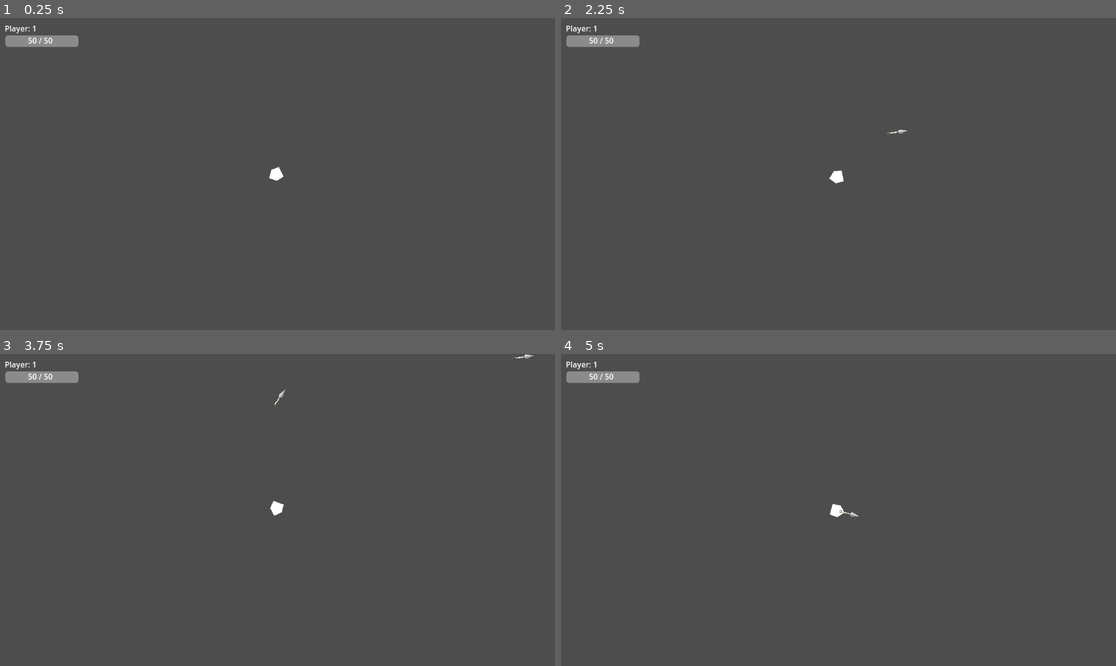
Above: before the commit, frames 1-4 (two rows, left to right).
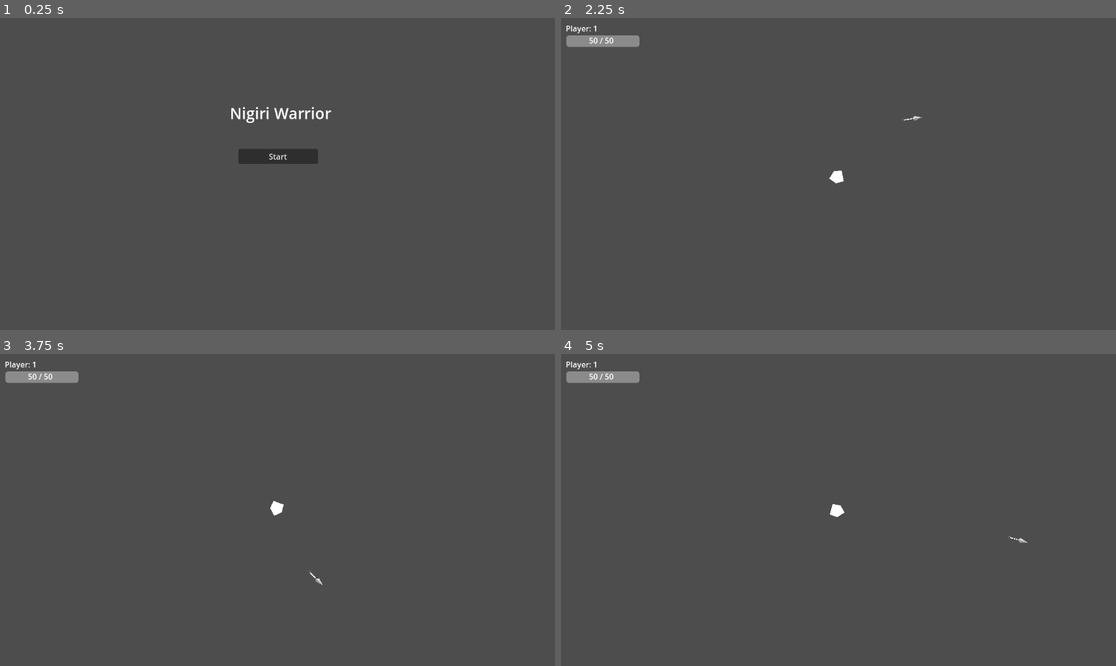
Above: after the commit, the same moments.

Repository: markusphil/godot_tests
Game: Godot game, scene res://scenes/main_scene.tscn
Same seed, same stepped clock (60 frames per second), same inputs: the game is played once before the commit and once after it. Before the commit the project starts from res://scenes/test_scene.tscn.
Inputs (mouse positions are in pixels of both pictures, inside the frame that each line leads up to):
- Up to frame 1 (0.25 s): no input
- Up to frame 2 (2.25 s): click (838, 155) at 0.5 s, where only the run after the commit has a clickable "Start"; tap Enter at 1.25 s; move the mouse to (960, 158) at 1.27 s; hold Right (right) 1.28-2.03 s; tap Space at 2 s; move the mouse to (727, 189) at 2.02 s; hold S (down) from 2.03 s (still down)
- Up to frame 3 (3.75 s): move the mouse to (333, 441) at 2.77 s; release S (down) at 2.78 s; hold Right (right) 2.78-3.53 s; move the mouse to (249, 572) at 3.52 s; hold W (up) from 3.53 s (still down)
- Up to frame 4 (5 s): move the mouse to (1005, 556) at 4.27 s; release W (up) at 4.28 s; hold A (left) from 4.28 s (still down)

The runs differ from the first frame. In frame 1, 1.6% of the frame differs, in the area x 0-60%, y 2-53%; in frame 2, less than 0.1%; in frame 3, less than 0.1%; in frame 4, less than 0.1%.

Commit message:
Handle game start and restart

Diff:
--- /dev/null
+++ b/level/LevelManager.gd
@@ -0,0 +1,15 @@
+extends Node2D
+
+# This class manages all the
+class_name LevelManager
+
+@export var player_spawner: PlayerSpawner
+
+# TODO differentiate between failure and success
+signal level_end
+
+func _ready():
+	player_spawner.all_players_died.connect(_on_all_players_died)
+
+func _on_all_players_died():
+	level_end.emit()
--- a/level/PlayerSpawner.gd
+++ b/level/PlayerSpawner.gd
@@ -1,4 +1,11 @@
 extends Node2D
+
+# TODO: this should be handled differently:
+#       Players should join in the main menu, so this is where input devices are associates with
+#		players, and where players should select a character.
+#
+#		The responsibility of this class should be to instantiate the player-charakters in the
+# 		level and track their Porgress / Status
 
 class_name PlayerSpawner
 
@@ -6,7 +13,6 @@
 @export var ui_controller: UIController
 
 # Decide: do we want to allow joining when the level started?
-
 # TODO: in any case, we need to handle changes in the device connection.
 
 const PLAYER_COLORS = [
@@ -16,29 +22,43 @@
 	Color(0.65, 0.5, 0)
 ]
 
-# TODO: apply limit!
 const MAX_PLAYERS = 4
 
-var players = {}
+var players: Array = []
+
+signal all_players_died
 
 func _ready():
+	# In the future, we need to be able to ignore the keyboard
+	# Idea: listen to all devices in a menu and let players join with an action
+
 	var devices = [-1] + Input.get_connected_joypads()
 	print(devices)
 	for device_id in devices:
 		spawn_player(device_id)
 
 func spawn_player(device_id: int) -> void:
+	# Don't add more players if limit is reached
+	if players.size() >= MAX_PLAYERS:
+		return
+
 	var id: int = players.size()
+	# The players need to be able choose their characters
 	var player_node: Player = load("res://player/player.tscn").instantiate()
-	players[id] = {
-		"device_id": device_id,
-		"color":  PLAYER_COLORS[id],
-		"node": player_node
-	}
-	player_node.init(id, device_id, players[id]["color"])
+	players.append(player_node)
+	player_node.init(id, device_id, PLAYER_COLORS[id])
 	# randomize spawn location
 	player_node.position = Vector2(randf_range(-100, 100), randf_range(-100, 100))
 	# TODO: this should be replaced with designated spawn positions
 	add_child(player_node)
+	player_node.player_died.connect(_on_player_died)
 	camera.add_target(player_node)
 	ui_controller.add_player_ui(player_node)
+
+func _on_player_died(id: int):
+	print("Player %s died!" % id)
+	var are_all_players_dead = true
+	for player in players:
+		are_all_players_dead = player.is_dead && are_all_players_dead
+	if are_all_players_dead:
+		all_players_died.emit()
--- a/level/ProgressManager.gd
+++ b/level/ProgressManager.gd
@@ -5,12 +5,12 @@
 # This node is meant to increase the games difficulty based on passend time
 # and / or player performance.
 #
-# - Initially it will just raise the spawnrate of a singular enemy spawner in
-#   a predefined intervall.
-# - Once we track the players kill count, it should also scale based on this,
-#   for a more challenging experience.
-# - Once more enemy types are introduced it should also add in new spawner nodes
-#   on certain time keys.
+# - [x] Initially it will just raise the spawnrate of a singular enemy spawner in
+#       a predefined intervall.
+# - [ ] Once we track the players kill count, it should also scale based on this,
+#       for a more challenging experience.
+# - [ ] Once more enemy types are introduced it should also add in new spawner nodes
+#       on certain time keys.
 
 @export var spawner: EnemySpawner
 @export var raise_interval: float = 30.0 # interval between increase steps (seconds)
--- a/project.godot
+++ b/project.godot
@@ -11,7 +11,7 @@
 [application]
 
 config/name="Test"
-run/main_scene="res://scenes/test_scene.tscn"
+run/main_scene="res://scenes/main_scene.tscn"
 config/features=PackedStringArray("4.1", "Mobile")
 
 [autoload]
--- /dev/null
+++ b/scenes/GameManager.gd
@@ -0,0 +1,42 @@
+extends Node
+
+class_name GameManager
+
+@export var level_scene: PackedScene # Later this should be selected in a menu
+@export var menu_scene: PackedScene  # The main menu
+
+var _menu: MainMenu
+var _level: LevelManager
+
+
+enum GameState {
+	INITIAL,
+	RUNNING,
+	ENDED
+}
+
+var state: GameState = GameState.INITIAL
+
+func _ready():
+	# instantiate main menu
+	_menu = menu_scene.instantiate() as MainMenu
+	add_child(_menu)
+	_menu.start_game.connect(_on_start_game)
+
+func _on_start_game():
+	state = GameState.RUNNING
+	_level = level_scene.instantiate() as LevelManager
+	_menu.hide()
+	add_child(_level)
+	_level.level_end.connect(_on_level_end)
+
+func _on_level_end():
+	# Remove the level instance
+	# TODO: what is the idomatic way to remove a child scene in godot?
+	remove_child(_level)
+	_level.queue_free()
+	_level = null
+	# Update the state
+	state = GameState.ENDED
+	# Show the main menu
+	_menu.show()
--- /dev/null
+++ b/scenes/main_scene.tscn
@@ -0,0 +1,12 @@
+[gd_scene load_steps=4 format=3 uid="uid://b7emxp753rnse"]
+
+[ext_resource type="Script" path="res://scenes/GameManager.gd" id="1_fkyga"]
+[ext_resource type="PackedScene" uid="uid://b80p1cf8ovmg8" path="res://scenes/test_level.tscn" id="2_fn82a"]
+[ext_resource type="PackedScene" uid="uid://b0tse6ul0d8dj" path="res://ui/main_menu.tscn" id="3_m58dd"]
+
+[node name="main_scene" type="Node2D"]
+
+[node name="GameManager" type="Node" parent="."]
+script = ExtResource("1_fkyga")
+level_scene = ExtResource("2_fn82a")
+menu_scene = ExtResource("3_m58dd")
--- /dev/null
+++ b/scenes/test_level.tscn
@@ -0,0 +1,37 @@
+[gd_scene load_steps=8 format=3 uid="uid://b80p1cf8ovmg8"]
+
+[ext_resource type="Script" path="res://level/LevelManager.gd" id="1_vbu3i"]
+[ext_resource type="Script" path="res://level/PlayerSpawner.gd" id="2_av7a1"]
+[ext_resource type="Script" path="res://level/MultiTrackingCamera.gd" id="3_aw2pb"]
+[ext_resource type="Script" path="res://ui/UIController.gd" id="4_nhp4n"]
+[ext_resource type="Script" path="res://level/EnemySpawner.gd" id="5_teji1"]
+[ext_resource type="PackedScene" uid="uid://c6odwfmy5sj3k" path="res://enemies/onigiri/enemy_onigiri.tscn" id="6_3cg48"]
+[ext_resource type="Script" path="res://level/ProgressManager.gd" id="7_e8s1b"]
+
+[node name="test_level" type="Node2D" node_paths=PackedStringArray("player_spawner")]
+script = ExtResource("1_vbu3i")
+player_spawner = NodePath("PlayerSpawner")
+
+[node name="PlayerSpawner" type="Node2D" parent="." node_paths=PackedStringArray("camera", "ui_controller")]
+script = ExtResource("2_av7a1")
+camera = NodePath("../MultiTrackingCamera")
+ui_controller = NodePath("../UIController")
+
+[node name="MultiTrackingCamera" type="Camera2D" parent="."]
+script = ExtResource("3_aw2pb")
+
+[node name="UIController" type="CanvasLayer" parent="."]
+script = ExtResource("4_nhp4n")
+
+[node name="EnemySpawner" type="Node" parent="." node_paths=PackedStringArray("camera", "spawn_root_node")]
+script = ExtResource("5_teji1")
+enemy_scene = ExtResource("6_3cg48")
+camera = NodePath("../MultiTrackingCamera")
+spawn_root_node = NodePath("..")
+spawn_rate = 60.0
+spawn_base_radius = 350.0
+
+[node name="ProgressManager" type="Node" parent="." node_paths=PackedStringArray("spawner")]
+script = ExtResource("7_e8s1b")
+spawner = NodePath("../EnemySpawner")
+raise_interval = 10.0
--- a/scenes/test_scene.tscn
+++ /dev/null
@@ -1,34 +0,0 @@
-[gd_scene load_steps=7 format=3 uid="uid://b80p1cf8ovmg8"]
-
-[ext_resource type="Script" path="res://level/PlayerSpawner.gd" id="1_26cpr"]
-[ext_resource type="PackedScene" uid="uid://c6odwfmy5sj3k" path="res://enemies/onigiri/enemy_onigiri.tscn" id="1_gqbs2"]
-[ext_resource type="Script" path="res://level/MultiTrackingCamera.gd" id="2_ddpu6"]
-[ext_resource type="Script" path="res://level/EnemySpawner.gd" id="4_bvrhb"]
-[ext_resource type="Script" path="res://ui/UIController.gd" id="4_udci5"]
-[ext_resource type="Script" path="res://level/ProgressManager.gd" id="6_1plx4"]
-
-[node name="teste_scene" type="Node2D"]
-
-[node name="PlayerSpawner" type="Node2D" parent="." node_paths=PackedStringArray("camera", "ui_controller")]
-script = ExtResource("1_26cpr")
-camera = NodePath("../MultiTrackingCamera")
-ui_controller = NodePath("../UIController")
-
-[node name="MultiTrackingCamera" type="Camera2D" parent="."]
-script = ExtResource("2_ddpu6")
-
-[node name="UIController" type="CanvasLayer" parent="."]
-script = ExtResource("4_udci5")
-
-[node name="EnemySpawner" type="Node" parent="." node_paths=PackedStringArray("camera", "spawn_root_node")]
-script = ExtResource("4_bvrhb")
-enemy_scene = ExtResource("1_gqbs2")
-camera = NodePath("../MultiTrackingCamera")
-spawn_root_node = NodePath("..")
-spawn_rate = 60.0
-spawn_base_radius = 350.0
-
-[node name="ProgressManager" type="Node" parent="." node_paths=PackedStringArray("spawner")]
-script = ExtResource("6_1plx4")
-spawner = NodePath("../EnemySpawner")
-raise_interval = 10.0
